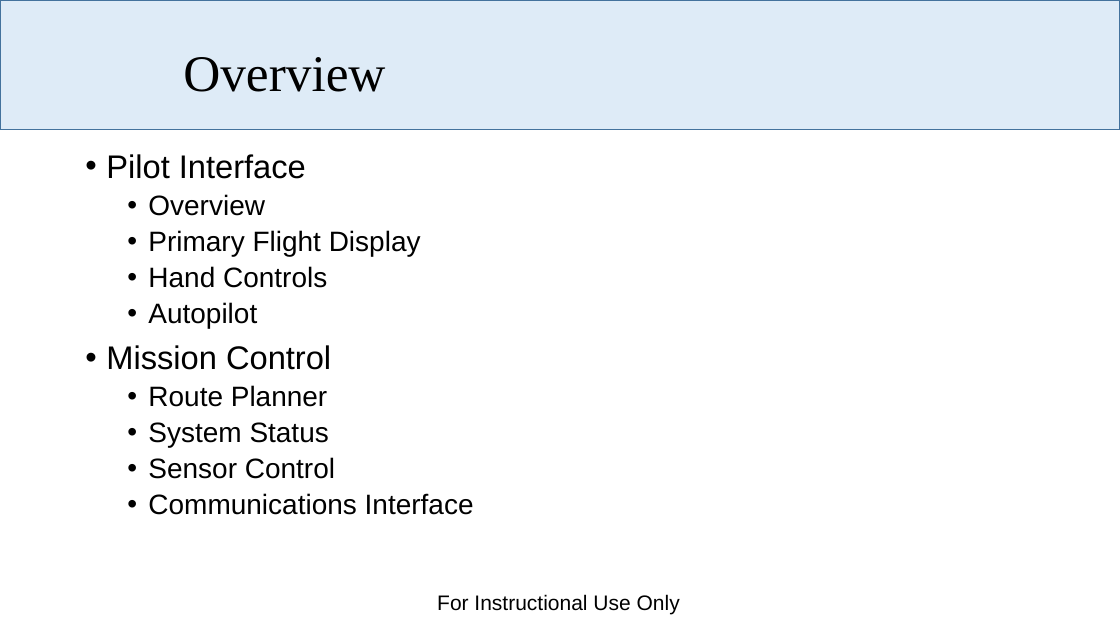
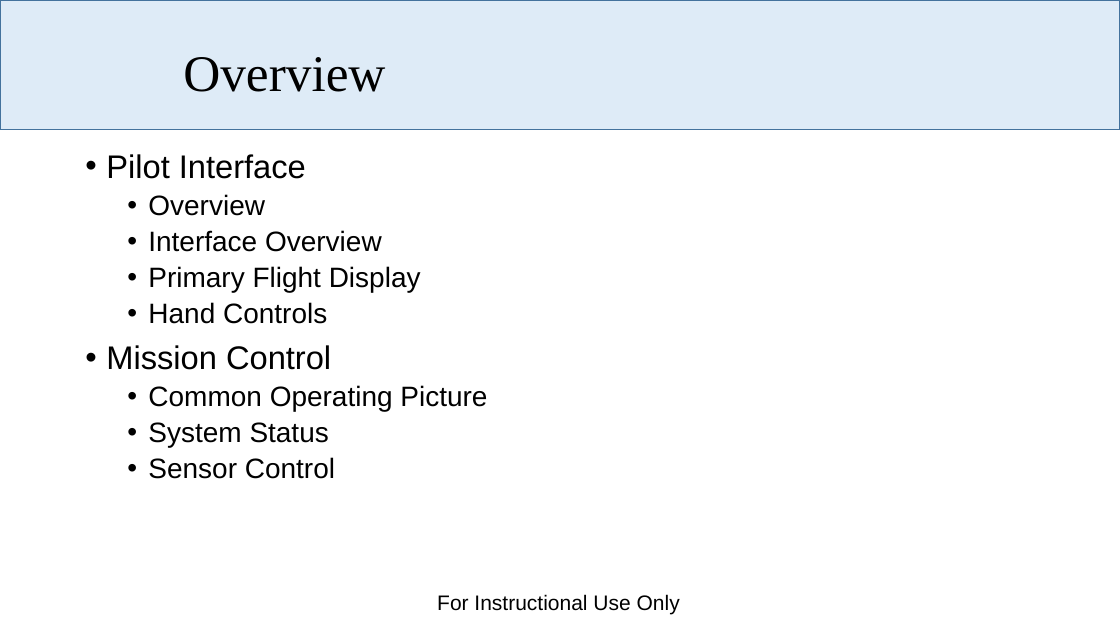
Before and after one commit to dabarrett/rqmtReviewer, a slide deck: slide 2 of Documents/Control Software Summary.pptx. Drawn at 1120x630 pixels with LibreOffice and Linux fonts; fonts in the diff are those of the drawing; background and template pictures are left out. Boxes give left, top, right and bottom in pixels: in the first picture for what was removed or moved away, otherwise in the second. Text is boxed around its words. In the diff, an @@ line names an element or a change of style, - is before the commit and + after.

```diff
--- a/Documents/Control Software Summary.pptx
+++ b/Documents/Control Software Summary.pptx
@@ text at (148,230,382,252): paragraph added @@
+  • Interface Overview
@@ text at (148,302,257,328): paragraph removed @@
-  • Autopilot
@@ text at (148,385,487,411): text changed @@
-  • Route Planner
+  • Common Operating Picture
@@ text at (148,493,474,515): paragraph removed @@
-  • Communications Interface
```
Also in this commit, not shown: 3 other slides changed, 4 slides added, 7 slides removed, 4 other files.
